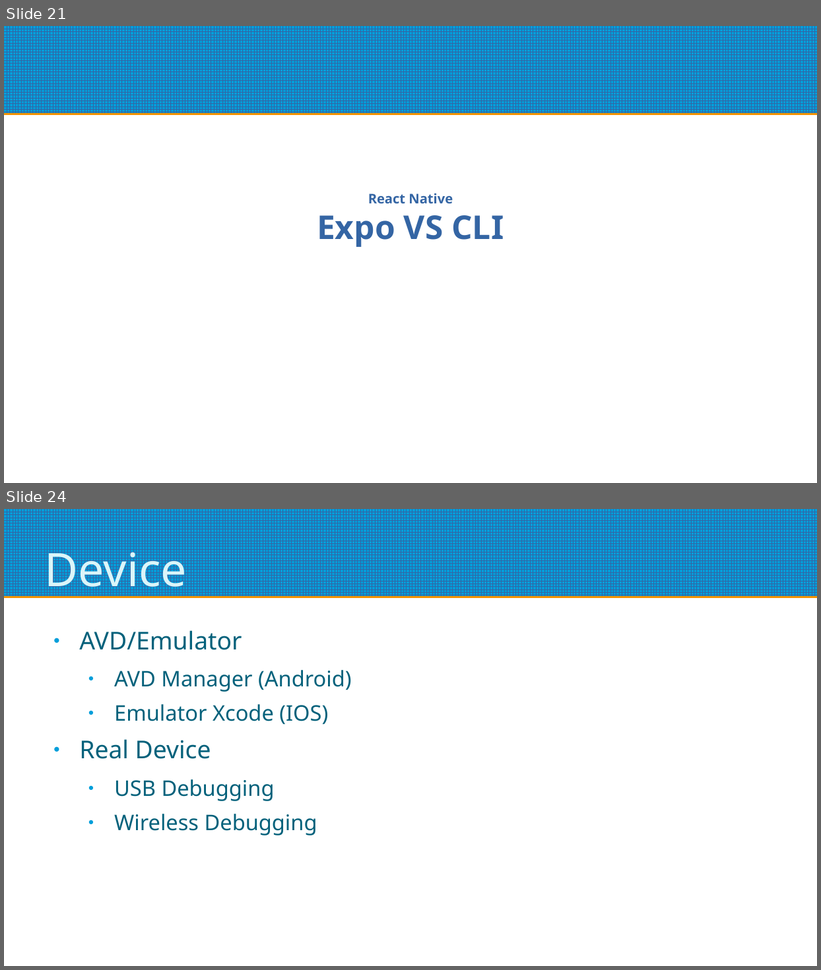
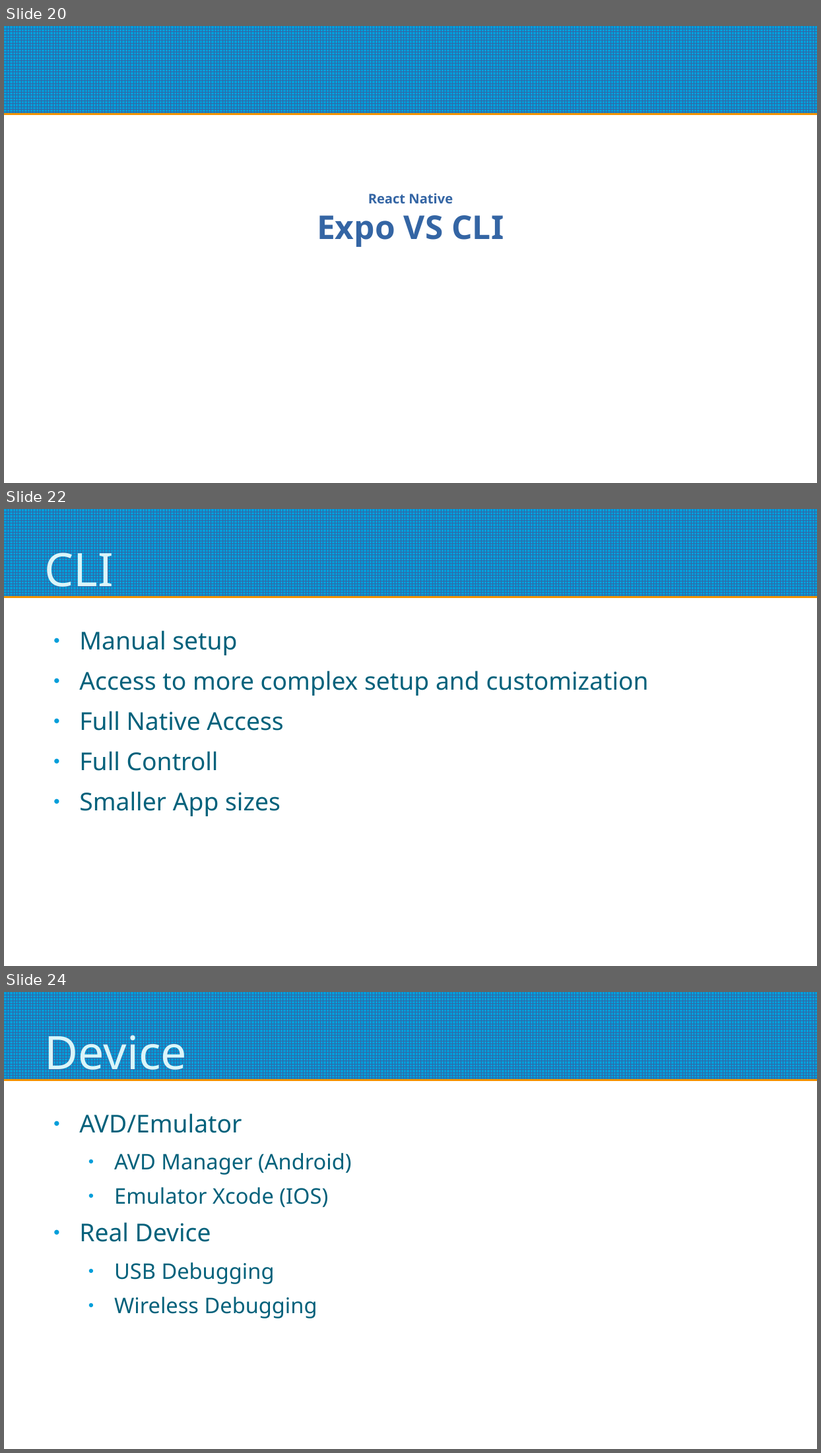
Before and after one commit to refsigregory/react-native-starter-lesson, a slide deck: docs/React Native Starter.odp. Shown one above the other, each under a label of ours: slides 21 and 24 before the commit, slides 20, 22 and 24 after it; the slides between them are not shown. The pictures are 821x970 and 821x1453 pixels, drawn with LibreOffice and Linux fonts; fonts in the diff are those of the drawing. Boxes give left, top, right and bottom in pixels: in the first picture for what was removed or moved away, otherwise in the second. Text is boxed around its words. In the diff, an @@ line names an element or a change of style, - is before the commit and + after.

```diff
--- a/docs/React Native Starter.odp
+++ b/docs/React Native Starter.odp
@@ slide 22 added at (4,509,817,966), background #FFFFFF; not listed: 1 template element that a slide beside it also shows @@
@@ title added at (45,543,114,598), 45 pt, text #DBF5F9 @@
+CLI
@@ text added at (79,630,649,817), 24 pt, text #04617B @@
+● Manual setup
+● Access to more complex setup and customization
+● Full Native Access
+● Full Controll
+● Smaller App sizes
@@ what was slide 21 is now slide 20 @@
```
Also in this commit, not shown: 9 slides changed, 5 other slides added, 5 slides removed.
